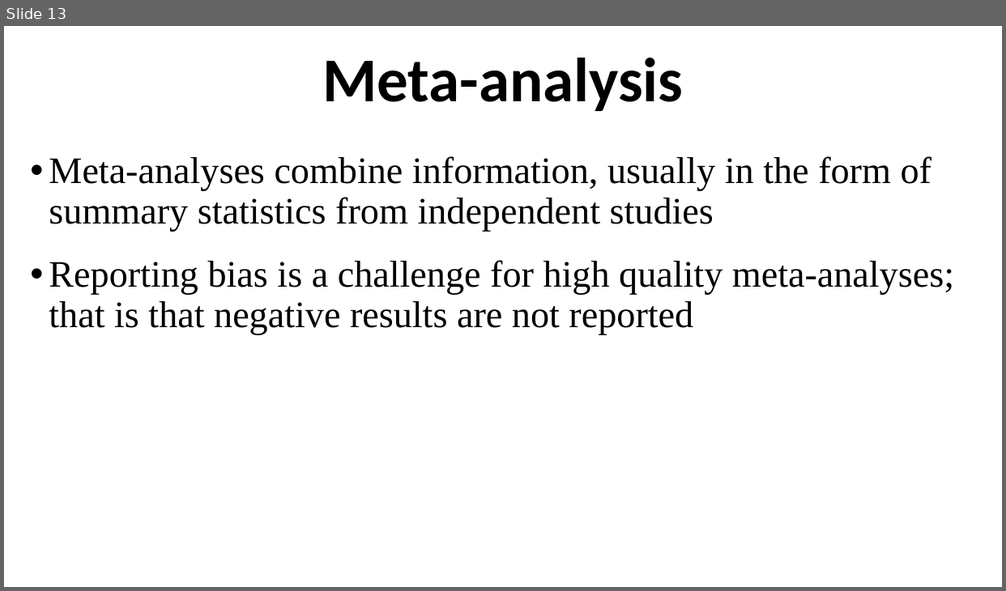
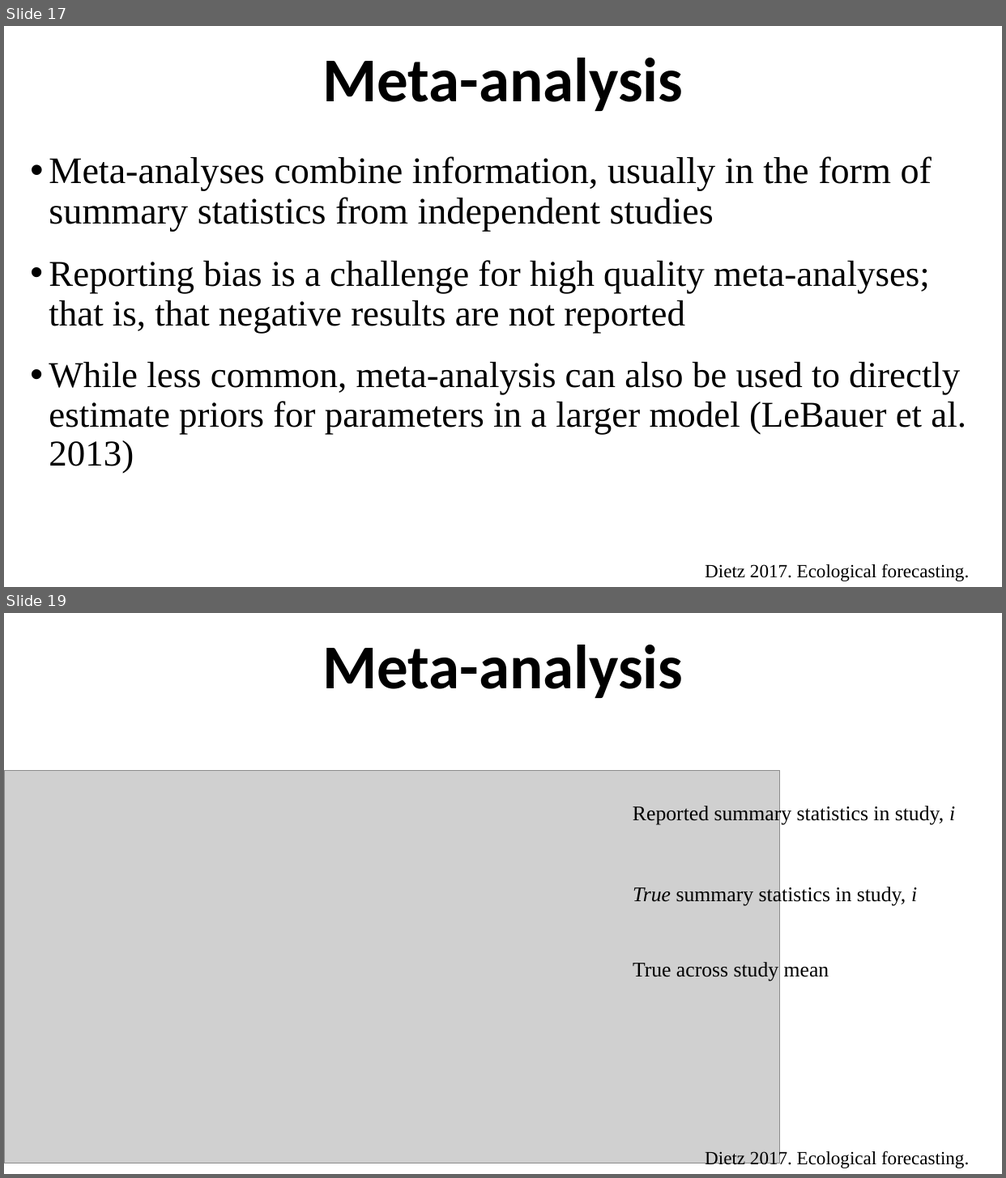
Before and after one commit to ahurford/aarms-summer-school, a slide deck: amy-lectures/State_Space_Models.pptx. Shown one above the other, each under a label of ours: slide 13 before the commit, slides 17 and 19 after it; the slides between them are not shown. The pictures are 1006x591 and 1006x1178 pixels, drawn with LibreOffice and Linux fonts; fonts in the diff are those of the drawing; grey boxes stand for pictures. Boxes give left, top, right and bottom in pixels: in the first picture for what was removed or moved away, otherwise in the second. Text is boxed around its words. In the diff, an @@ line names an element or a change of style, - is before the commit and + after.

```diff
--- a/amy-lectures/State_Space_Models.pptx
+++ b/amy-lectures/State_Space_Models.pptx
@@ slide 19 added at box(4, 613, 1002, 1174), background #FFFFFF @@
@@ title added at box(322, 645, 683, 698), 60 pt, text #000000, bold @@
+Meta-analysis
@@ picture added at box(4, 770, 780, 1163) @@
@@ text added at box(633, 803, 955, 824), 20 pt, text #000000 @@
+Reported summary statistics in study, i
@@ text added at box(633, 885, 917, 906), 20 pt, text #000000 @@
+True summary statistics in study, i
@@ text added at box(633, 962, 829, 982), 20 pt, text #000000 @@
+True across study mean
@@ text added at box(705, 1150, 969, 1169), 18 pt, text #000000 @@
+Dietz 2017. Ecological forecasting.
@@ what was slide 13 is now slide 17 @@
@@ slide 17 changed as well @@
@@ text at box(49, 260, 966, 473): text changed; size 36 to 35 pt @@
-• Reporting bias is a challenge for high quality meta-analyses; that is that negative results are not reported
+• Reporting bias is a challenge for high quality meta-analyses; that is, that negative results are not reported
+• While less common, meta-analysis can also be used to directly estimate priors for parameters in a larger model (LeBauer et al. 2013)
@@ text added at box(705, 564, 969, 582), 18 pt, text #000000 @@
+Dietz 2017. Ecological forecasting.
```
Also in this commit, not shown: 9 other slides changed, 15 other slides added, 4 slides removed, 2 other files.
